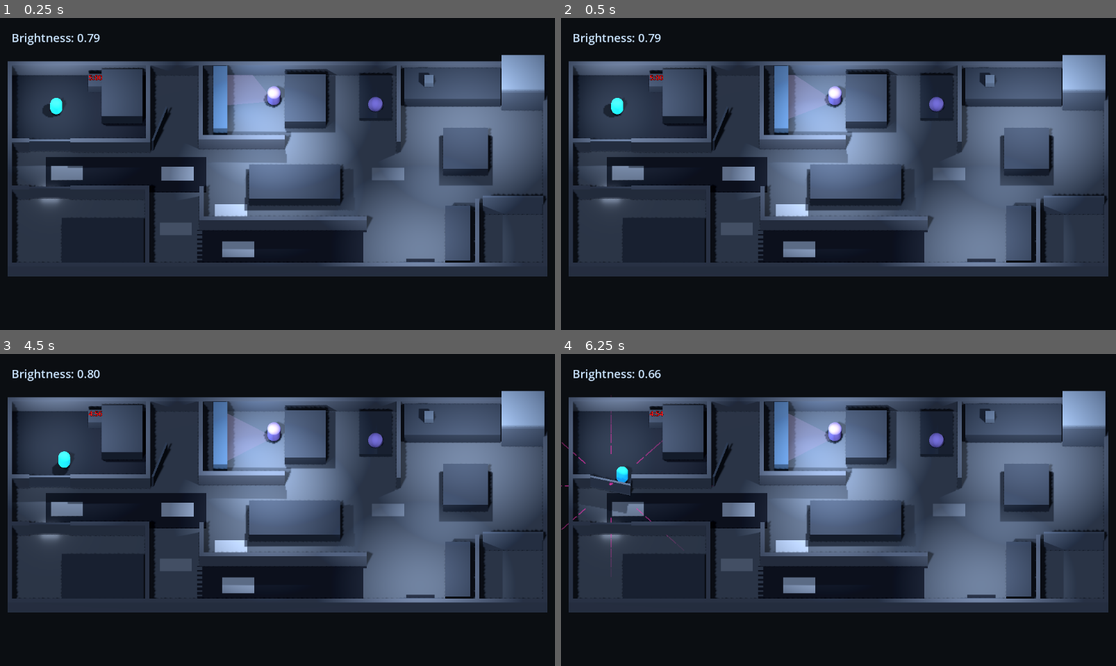
Above: before the commit, frames 1-4 (two rows, left to right).
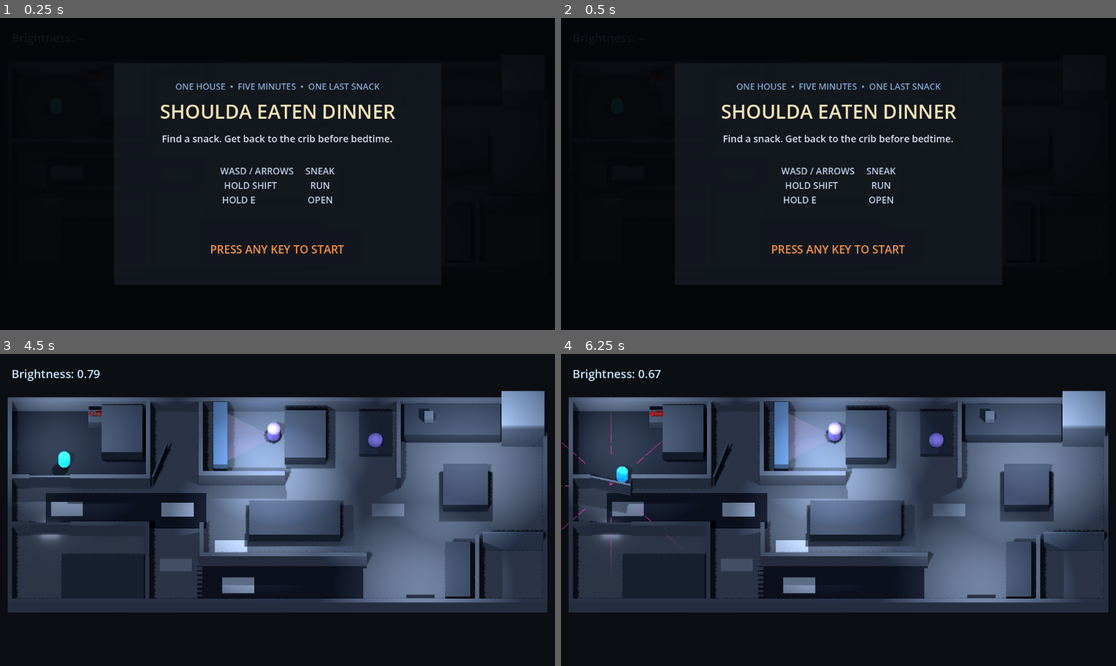
Above: after the commit, the same moments.

Repository: mrglass86/gmtk-gamejam-2026
Game: Godot game, scene res://scenes/Main.tscn
The game is run twice, just before and just after one commit, with the same random seed, the same clock (stepped at 60 frames per second) and the same inputs.
Inputs (mouse positions are in pixels of both pictures, inside the frame that each line leads up to):
- Up to frame 1 (0.25 s): no input
- Up to frame 2 (0.5 s): no input
- Up to frame 3 (4.5 s): tap Enter at 0.5 s; move the mouse to (399, 494) at 0.52 s; hold D (move_right) 0.53-1.28 s; hold Shift (run) 0.53-1.28 s; click (399, 494) at 0.67 s; tap Space at 0.77, 0.8, 1.07, 1.35, 1.52, 1.82, 2.3, 3.02, 3.32, 3.77, 3.8, 4.07, 4.35 s; move the mouse to (166, 525) at 1.27 s; hold S (move_back) 1.28-2.03 s; click (166, 525) at 1.42 s; tap Shift (run) at 1.55, 2.85 s; move the mouse to (333, 441) at 2.02 s; hold D (move_right) 2.03-2.78 s; hold E (interact) 2.03-2.78 s; click (333, 441) at 2.17 s; move the mouse to (249, 572) at 2.77 s; hold W (move_forward) 2.78-3.53 s; click (249, 572) at 2.92 s; tap R (restart) at 3.5, 4.15 s; move the mouse to (444, 556) at 3.52 s; hold Shift (run) 3.53-4.28 s; hold A (move_left) from 3.53 s (still down); click (444, 556) at 3.67 s; move the mouse to (111, 463) at 4.27 s; click (111, 463) at 4.42 s
- Up to frame 4 (6.25 s): tap Space at 4.52, 4.82, 5.3, 6.02 s; tap Shift (run) at 4.55, 5.85 s; move the mouse to (866, 510) at 5.02 s; release A (move_left) at 5.03 s; hold S (move_back) 5.03-5.78 s; hold E (interact) 5.03-5.78 s; click (866, 510) at 5.17 s; move the mouse to (755, 432) at 5.77 s; hold D (move_right) from 5.78 s (still down); click (755, 432) at 5.92 s

The runs differ from the first frame. In frame 1, 59% of the frame differs, in the area x 1-99%, y 4-83%; in frame 2, 59%; in frame 3, less than 0.1%; in frame 4, less than 0.1%.

Commit message:
Add A6 game flow

Diff:
--- a/game/scenes/Main.tscn
+++ b/game/scenes/Main.tscn
@@ -14,6 +14,7 @@
 [ext_resource type="Script" path="res://scripts/PhaseDirector.gd" id="12_phase"]
 [ext_resource type="Script" path="res://scripts/NightstandClock.gd" id="13_clock"]
 [ext_resource type="Script" path="res://scripts/DebugTools.gd" id="14_debug"]
+[ext_resource type="Script" path="res://scripts/GameFlow.gd" id="15_game_flow"]
 
 [sub_resource type="Environment" id="Environment_main"]
 background_mode = 1
@@ -75,6 +76,13 @@
 [sub_resource type="StandardMaterial3D" id="SnackMaterial"]
 albedo_color = Color(0.82, 0.87, 0.92, 1)
 roughness = 0.8
+
+[sub_resource type="BoxShape3D" id="BoxShape_crib_goal"]
+size = Vector3(3.2, 1.6, 3.8)
+
+[sub_resource type="AudioStreamGenerator" id="AudioStreamGenerator_first_input"]
+mix_rate = 22050.0
+buffer_length = 0.2
 
 [node name="Main" type="Node3D"]
 script = ExtResource("1_main")
@@ -211,6 +219,15 @@
 [node name="Crib" type="Node3D" parent="."]
 position = Vector3(-8.7, 0.45, -4.7)
 
+[node name="WinArea" type="Area3D" parent="Crib" groups=["crib_goal"]]
+position = Vector3(0, 0.3, 0)
+collision_layer = 0
+collision_mask = 1
+monitorable = false
+
+[node name="CollisionShape3D" type="CollisionShape3D" parent="Crib/WinArea"]
+shape = SubResource("BoxShape_crib_goal")
+
 [node name="Fridge" type="Node3D" parent="."]
 position = Vector3(13.75, 0.0, -4.1)
 script = ExtResource("9_door")
@@ -296,3 +313,171 @@
 theme_override_colors/font_color = Color(0.8, 0.9, 1, 1)
 theme_override_font_sizes/font_size = 24
 text = "Brightness: --"
+
+[node name="GameFlow" type="CanvasLayer" parent="."]
+layer = 20
+process_mode = 3
+script = ExtResource("15_game_flow")
+
+[node name="FirstInputAudio" type="AudioStreamPlayer" parent="GameFlow"]
+stream = SubResource("AudioStreamGenerator_first_input")
+volume_db = -18.0
+
+[node name="TitleCard" type="Control" parent="GameFlow"]
+layout_mode = 3
+anchors_preset = 15
+anchor_right = 1.0
+anchor_bottom = 1.0
+grow_horizontal = 2
+grow_vertical = 2
+mouse_filter = 2
+
+[node name="Dim" type="ColorRect" parent="GameFlow/TitleCard"]
+layout_mode = 1
+anchors_preset = 15
+anchor_right = 1.0
+anchor_bottom = 1.0
+grow_horizontal = 2
+grow_vertical = 2
+mouse_filter = 2
+color = Color(0.018, 0.024, 0.035, 0.94)
+
+[node name="Panel" type="ColorRect" parent="GameFlow/TitleCard"]
+layout_mode = 1
+anchors_preset = 8
+anchor_left = 0.5
+anchor_top = 0.5
+anchor_right = 0.5
+anchor_bottom = 0.5
+offset_left = -340.0
+offset_top = -230.0
+offset_right = 340.0
+offset_bottom = 230.0
+grow_horizontal = 2
+grow_vertical = 2
+mouse_filter = 2
+color = Color(0.075, 0.09, 0.12, 0.98)
+
+[node name="Eyebrow" type="Label" parent="GameFlow/TitleCard/Panel"]
+layout_mode = 0
+offset_left = 44.0
+offset_top = 35.0
+offset_right = 636.0
+offset_bottom = 65.0
+theme_override_colors/font_color = Color(0.53, 0.66, 0.82, 1)
+theme_override_font_sizes/font_size = 18
+text = "ONE HOUSE  •  FIVE MINUTES  •  ONE LAST SNACK"
+horizontal_alignment = 1
+
+[node name="Title" type="Label" parent="GameFlow/TitleCard/Panel"]
+layout_mode = 0
+offset_left = 36.0
+offset_top = 72.0
+offset_right = 644.0
+offset_bottom = 130.0
+theme_override_colors/font_color = Color(0.96, 0.9, 0.72, 1)
+theme_override_font_sizes/font_size = 40
+text = "SHOULDA EATEN DINNER"
+horizontal_alignment = 1
+
+[node name="Objective" type="Label" parent="GameFlow/TitleCard/Panel"]
+layout_mode = 0
+offset_left = 55.0
+offset_top = 142.0
+offset_right = 625.0
+offset_bottom = 190.0
+theme_override_colors/font_color = Color(0.86, 0.89, 0.94, 1)
+theme_override_font_sizes/font_size = 20
+text = "Find a snack. Get back to the crib before bedtime."
+horizontal_alignment = 1
+
+[node name="Controls" type="Label" parent="GameFlow/TitleCard/Panel"]
+layout_mode = 0
+offset_left = 95.0
+offset_top = 210.0
+offset_right = 585.0
+offset_bottom = 322.0
+theme_override_colors/font_color = Color(0.75, 0.81, 0.9, 1)
+theme_override_font_sizes/font_size = 19
+text = "WASD / ARROWS     SNEAK\nHOLD SHIFT              RUN\nHOLD E                      OPEN"
+horizontal_alignment = 1
+
+[node name="StartPrompt" type="Label" parent="GameFlow/TitleCard/Panel"]
+layout_mode = 0
+offset_left = 55.0
+offset_top = 370.0
+offset_right = 625.0
+offset_bottom = 412.0
+theme_override_colors/font_color = Color(0.96, 0.58, 0.28, 1)
+theme_override_font_sizes/font_size = 23
+text = "PRESS ANY KEY TO START"
+horizontal_alignment = 1
+
+[node name="ResultCard" type="Control" parent="GameFlow"]
+visible = false
+layout_mode = 3
+anchors_preset = 15
+anchor_right = 1.0
+anchor_bottom = 1.0
+grow_horizontal = 2
+grow_vertical = 2
+mouse_filter = 2
+
+[node name="Dim" type="ColorRect" parent="GameFlow/ResultCard"]
+layout_mode = 1
+anchors_preset = 15
+anchor_right = 1.0
+anchor_bottom = 1.0
+grow_horizontal = 2
+grow_vertical = 2
+mouse_filter = 2
+color = Color(0.018, 0.024, 0.035, 0.9)
+
+[node name="Panel" type="ColorRect" parent="GameFlow/ResultCard"]
+layout_mode = 1
+anchors_preset = 8
+anchor_left = 0.5
+anchor_top = 0.5
+anchor_right = 0.5
+anchor_bottom = 0.5
+offset_left = -310.0
+offset_top = -160.0
+offset_right = 310.0
+offset_bottom = 160.0
+grow_horizontal = 2
+grow_vertical = 2
+mouse_filter = 2
+color = Color(0.075, 0.09, 0.12, 0.98)
+
+[node name="ResultHeading" type="Label" parent="GameFlow/ResultCard/Panel"]
+layout_mode = 0
+offset_left = 35.0
+offset_top = 50.0
+offset_right = 585.0
+offset_bottom = 105.0
+theme_override_colors/font_color = Color(0.96, 0.9, 0.72, 1)
+theme_override_font_sizes/font_size = 38
+text = "BACK IN BED"
+horizontal_alignment = 1
+
+[node name="ResultDetail" type="Label" parent="GameFlow/ResultCard/Panel"]
+layout_mode = 0
+offset_left = 35.0
+offset_top = 125.0
+offset_right = 585.0
+offset_bottom = 170.0
+theme_override_colors/font_color = Color(0.78, 0.84, 0.92, 1)
+theme_override_font_sizes/font_size = 19
+text = "Snack secured. Bedtime never saw it coming."
+horizontal_alignment = 1
+
+[node name="RestartPrompt" type="Label" parent="GameFlow/ResultCard/Panel"]
+layout_mode = 0
+offset_left = 35.0
+offset_top = 225.0
+offset_right = 585.0
+offset_bottom = 265.0
+theme_override_colors/font_color = Color(0.96, 0.58, 0.28, 1)
+theme_override_font_sizes/font_size = 22
+text = "PRESS R TO RESTART"
+horizontal_alignment = 1
--- /dev/null
+++ b/game/scripts/GameFlow.gd
@@ -0,0 +1,245 @@
+extends CanvasLayer
+class_name DinnerGameFlow
+
+## Owns the only three presentation beats in the jam build: title, play, and
+## result. It also gates the clock and the first audio playback behind the same
+## user gesture for Web autoplay compliance.
+
+signal game_started()
+signal game_ended(did_win: bool)
+signal restart_requested()
+
+enum State {
+	TITLE,
+	PLAYING,
+	WON,
+	LOST,
+}
+
+@export_group("Scene References")
+@export_node_path("DinnerPlayer") var player_path: NodePath = NodePath("../Player")
+@export_node_path("Area3D") var crib_goal_path: NodePath = NodePath("../Crib/WinArea")
+@export_node_path("Control") var title_card_path: NodePath = NodePath("TitleCard")
+@export_node_path("Control") var result_card_path: NodePath = NodePath("ResultCard")
+@export_node_path("Label") var result_heading_path: NodePath = NodePath(
+	"ResultCard/Panel/ResultHeading"
+)
+@export_node_path("Label") var result_detail_path: NodePath = NodePath(
+	"ResultCard/Panel/ResultDetail"
+)
+@export_node_path("AudioStreamPlayer") var first_input_audio_path: NodePath = NodePath(
+	"FirstInputAudio"
+)
+
+@export_group("First-input Audio")
+@export var start_tone_frequency_hz: float = 440.0
+@export var start_tone_duration: float = 0.12
+@export_range(0.0, 1.0) var start_tone_amplitude: float = 0.06
+@export_group("Crib Goal")
+@export var goal_body_margin: float = 0.4
+
+var state: State = State.TITLE
+var restart_was_requested: bool = false
+var reload_scene_on_restart: bool = true
+
+var _player: DinnerPlayer
+var _crib_goal: Area3D
+var _title_card: Control
+var _result_card: Control
+var _result_heading: Label
+var _result_detail: Label
+var _first_input_audio: AudioStreamPlayer
+var _first_input_stream: AudioStream
+var _verification_mode: bool = false
+
+
+func _ready() -> void:
+	_player = get_node_or_null(player_path) as DinnerPlayer
+	_crib_goal = get_node_or_null(crib_goal_path) as Area3D
+	_title_card = get_node_or_null(title_card_path) as Control
+	_result_card = get_node_or_null(result_card_path) as Control
+	_result_heading = get_node_or_null(result_heading_path) as Label
+	_result_detail = get_node_or_null(result_detail_path) as Label
+	_first_input_audio = get_node_or_null(first_input_audio_path) as AudioStreamPlayer
+	if _first_input_audio != null:
+		_first_input_stream = _first_input_audio.stream
+	_verification_mode = OS.get_cmdline_user_args().has("--verify-a6")
+
+	if _should_bypass_presentation():
+		visible = false
+		return
+
+	assert(_player != null, "GameFlow is missing its player reference.")
+	assert(_crib_goal != null, "GameFlow is missing its crib goal reference.")
+	assert(_title_card != null and _result_card != null, "GameFlow cards are not wired.")
+	if not GameClock.time_expired.is_connected(_on_time_expired):
+		GameClock.time_expired.connect(_on_time_expired)
+	_enter_title()
+
+
+func _physics_process(_delta: float) -> void:
+	if state != State.PLAYING or _player == null:
+		return
+	if _player.carrying_snack and _is_player_in_crib():
+		_finish_game(true)
+
+
+func _input(event: InputEvent) -> void:
+	if state == State.TITLE and _is_first_input(event):
+		_start_game()
+		get_viewport().set_input_as_handled()
+		return
+	if (state == State.WON or state == State.LOST) and event.is_action_pressed(&"restart"):
+		_request_restart()
+		get_viewport().set_input_as_handled()
+
+
+func qualifies_for_expiry_win(in_crib: bool, has_snack: bool) -> bool:
+	return in_crib and has_snack
+
+
+func prepare_verification_case() -> void:
+	assert(_verification_mode, "Verification reset is only available to the A6 harness.")
+	get_tree().paused = false
+	restart_was_requested = false
+	reload_scene_on_restart = false
+	_player.global_position = Vector3(-12.4, 0.6, -4.0)
+	_player.set_carrying_snack(false)
+	_enter_title()
+
+
+func _enter_title() -> void:
+	state = State.TITLE
+	GameClock.running = false
+	GameClock.time_remaining = GameClock.run_length
+	GameClock.phase = 0
+	GameClock.phase_changed.emit(0)
+	_player.set_input_locked(true)
+	_title_card.visible = true
+	_result_card.visible = false
+	get_tree().paused = true
+
+
+func _start_game() -> void:
+	if state != State.TITLE:
+		return
+	state = State.PLAYING
+	_title_card.visible = false
+	_result_card.visible = false
+	get_tree().paused = false
+	_player.set_input_locked(false)
+	_start_first_input_audio()
+	GameClock.start()
+	game_started.emit()
+
+
+func _finish_game(did_win: bool) -> void:
+	if state != State.PLAYING:
+		return
+	state = State.WON if did_win else State.LOST
+	GameClock.running = false
+	_player.set_input_locked(true)
+	if _first_input_audio != null:
+		_first_input_audio.stop()
+		_first_input_audio.stream = null
+	_title_card.visible = false
+	_result_card.visible = true
+	if did_win:
+		_result_heading.text = "BACK IN BED"
+		_result_detail.text = "Snack secured. Bedtime never saw it coming."
+	else:
+		_result_heading.text = "BEDTIME"
+		_result_detail.text = "No snack in the crib when the clock ran out."
+	game_ended.emit(did_win)
+	get_tree().paused = true
+
+
+func _on_time_expired() -> void:
+	if state != State.PLAYING:
+		return
+	_finish_game(
+		qualifies_for_expiry_win(
+			_is_player_in_crib(),
+			_player != null and _player.carrying_snack
+		)
+	)
+
+
+func _request_restart() -> void:
+	restart_was_requested = true
+	restart_requested.emit()
+	if not reload_scene_on_restart:
+		return
+	get_tree().paused = false
+	var reload_error: Error = get_tree().reload_current_scene()
+	if reload_error != OK:
+		push_error("Could not reload the current scene (error %d)." % reload_error)
+
+
+func _is_player_in_crib() -> bool:
+	if _crib_goal == null or _player == null:
+		return false
+	if _crib_goal.overlaps_body(_player):
+		return true
+	var collision: CollisionShape3D = _crib_goal.get_node_or_null("CollisionShape3D") as CollisionShape3D
+	if collision == null:
+		return false
+	var goal_shape: BoxShape3D = collision.shape as BoxShape3D
+	if goal_shape == null:
+		return false
+	var local_player_position: Vector3 = collision.to_local(_player.global_position)
+	var half_size: Vector3 = goal_shape.size * 0.5
+	return (
+		absf(local_player_position.x) <= half_size.x + goal_body_margin
+		and absf(local_player_position.y) <= half_size.y
+		and absf(local_player_position.z) <= half_size.z + goal_body_margin
+	)
+
+
+func _start_first_input_audio() -> void:
+	if _first_input_audio == null:
+		return
+	if _first_input_audio.stream == null:
+		_first_input_audio.stream = _first_input_stream
+	var generator: AudioStreamGenerator = _first_input_audio.stream as AudioStreamGenerator
+	if generator == null:
+		return
+	_first_input_audio.play()
+	var playback: AudioStreamGeneratorPlayback = (
+		_first_input_audio.get_stream_playback() as AudioStreamGeneratorPlayback
+	)
+	if playback == null:
+		return
+	var requested_frames: int = ceili(generator.mix_rate * start_tone_duration)
+	var frame_count: int = mini(requested_frames, playback.get_frames_available())
+	var phase: float = 0.0
+	var phase_increment: float = start_tone_frequency_hz / generator.mix_rate
+	for frame_index: int in range(frame_count):
+		var fade: float = 1.0 - float(frame_index) / maxf(float(frame_count), 1.0)
+		var sample: float = sin(phase * TAU) * start_tone_amplitude * fade
+		playback.push_frame(Vector2(sample, sample))
+		phase = fmod(phase + phase_increment, 1.0)
+
+
+func _is_first_input(event: InputEvent) -> bool:
+	if event is InputEventKey:
+		var key_event: InputEventKey = event as InputEventKey
+		return key_event.pressed and not key_event.echo
+	if event is InputEventMouseButton:
+		return (event as InputEventMouseButton).pressed
+	if event is InputEventJoypadButton:
+		return (event as InputEventJoypadButton).pressed
+	if event is InputEventScreenTouch:
+		return (event as InputEventScreenTouch).pressed
+	if event is InputEventAction:
+		return (event as InputEventAction).pressed
+	return false
+
+
+func _should_bypass_presentation() -> bool:
+	for argument: String in OS.get_cmdline_user_args():
+		if argument == "--verify-a6" or argument.begins_with("--capture-a6-title="):
+			continue
+		if argument.begins_with("--verify-") or argument.begins_with("--capture-layout="):
+			return true
+	return false
--- a/game/scripts/Main.gd
+++ b/game/scripts/Main.gd
@@ -52,11 +52,16 @@
 	if OS.get_cmdline_user_args().has("--verify-a51"):
 		_verify_a51_second_walk_fixes()
 		return
+	if OS.get_cmdline_user_args().has("--verify-a6"):
+		_verify_a6_game_flow()
+		return
 	var capture_path: String = _capture_path_from_args()
 	if not capture_path.is_empty():
 		_capture_layout(capture_path)
 		return
-	GameClock.start()
+	var a6_capture_path: String = _a6_capture_path_from_args()
+	if not a6_capture_path.is_empty():
+		_capture_layout(a6_capture_path)
 
 
 func _verify_input_map() -> void:
@@ -422,6 +427,72 @@
 	get_tree().quit()
 
 
+func _verify_a6_game_flow() -> void:
+	var flow: DinnerGameFlow = $GameFlow as DinnerGameFlow
+	var player: DinnerPlayer = $Player as DinnerPlayer
+	var title_card: Control = $GameFlow/TitleCard as Control
+	var result_card: Control = $GameFlow/ResultCard as Control
+	var start_audio: AudioStreamPlayer = $GameFlow/FirstInputAudio as AudioStreamPlayer
+
+	assert(flow.state == DinnerGameFlow.State.TITLE)
+	assert(title_card.visible and not result_card.visible)
+	assert(not GameClock.running and is_equal_approx(GameClock.time_remaining, 300.0))
+	assert(player.input_locked and get_tree().paused)
+	assert(
+		($GameFlow/TitleCard/Panel/Controls as Label).text.contains("WASD / ARROWS")
+	)
+	assert(($GameFlow/TitleCard/Panel/Controls as Label).text.contains("HOLD E"))
+	assert($GameFlow.find_children("*", "Button", true, false).is_empty())
+
+	var start_event: InputEventKey = InputEventKey.new()
+	start_event.pressed = true
+	start_event.physical_keycode = KEY_SPACE
+	flow.call("_input", start_event)
+	assert(flow.state == DinnerGameFlow.State.PLAYING)
+	assert(GameClock.running and not player.input_locked and not get_tree().paused)
+	assert(not title_card.visible and start_audio.playing)
+	assert(flow.qualifies_for_expiry_win(true, true))
+	assert(not flow.qualifies_for_expiry_win(true, false))
+	assert(not flow.qualifies_for_expiry_win(false, true))
+	await get_tree().create_timer(0.25).timeout
+
+	player.global_position = Vector3(-8.7, 0.6, -2.75)
+	player.set_carrying_snack(true)
+	await get_tree().physics_frame
+	await get_tree().physics_frame
+	assert(
+		flow.state == DinnerGameFlow.State.WON,
+		"Crib goal missed player at %s; overlaps=%s." % [
+			player.global_position,
+			($Crib/WinArea as Area3D).get_overlapping_bodies(),
+		]
+	)
+	assert(result_card.visible and not GameClock.running and player.input_locked)
+	assert(($GameFlow/ResultCard/Panel/ResultHeading as Label).text == "BACK IN BED")
+
+	flow.reload_scene_on_restart = false
+	var restart_event: InputEventAction = InputEventAction.new()
+	restart_event.action = &"restart"
+	restart_event.pressed = true
+	flow.call("_input", restart_event)
+	assert(flow.restart_was_requested)
+
+	flow.prepare_verification_case()
+	flow.call("_input", start_event)
+	await get_tree().create_timer(0.25).timeout
+	player.global_position = Vector3(-12.4, 0.6, -4.0)
+	player.set_carrying_snack(false)
+	GameClock.time_expired.emit()
+	assert(flow.state == DinnerGameFlow.State.LOST)
+	assert(($GameFlow/ResultCard/Panel/ResultHeading as Label).text == "BEDTIME")
+	print("A6 verification passed: title gesture, clock/audio gate, outcomes, and restart.")
+	get_tree().paused = false
+	start_event = null
+	restart_event = null
+	await get_tree().process_frame
+	get_tree().quit()
+
+
 func _verify_primary_floor_coverage() -> void:
 	var floor_names: PackedStringArray = [
 		"KidCarpet",
@@ -475,6 +546,13 @@
 	return ""
 
 
+func _a6_capture_path_from_args() -> String:
+	for argument: String in OS.get_cmdline_user_args():
+		if argument.begins_with("--capture-a6-title="):
+			return argument.trim_prefix("--capture-a6-title=")
+	return ""
+
+
 func _capture_layout(capture_path: String) -> void:
 	for frame: int in range(capture_warmup_frames):
 		await get_tree().process_frame
Not shown: 1 places in game/scenes/Main.tscn that only renumber resources
Not shown, added: game/scripts/GameFlow.gd.uid
Not shown, added: gamejam/handoffs/2026-07-23-a6-title-card.png
